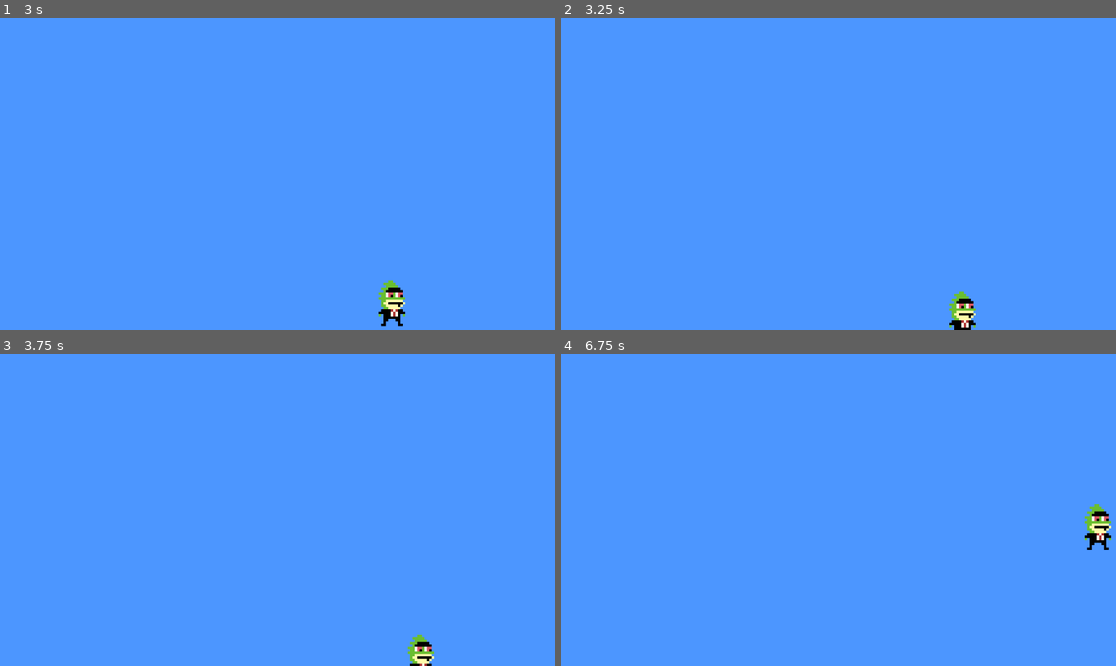
Above: before the commit, frames 1-4 (two rows, left to right).
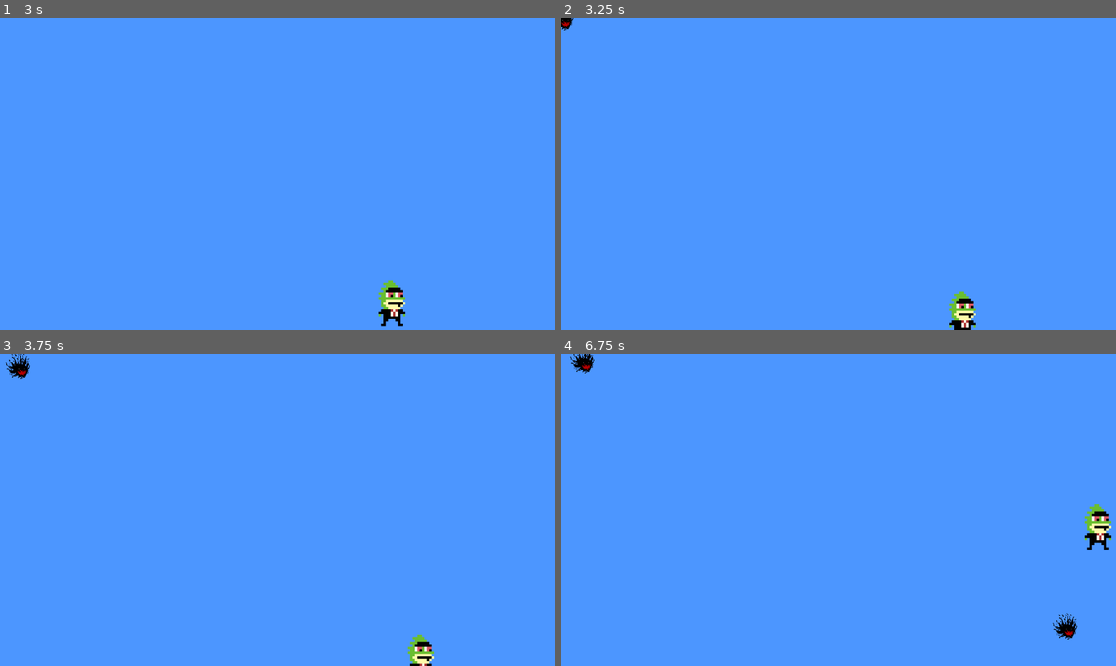
Above: after the commit, the same moments.

Repository: TyMittleider/screen-saver-game
Game: Godot game, scene res://Scenes/root.tscn
Same seed, same stepped clock (60 frames per second), same inputs: the game is played once before the commit and once after it. Before the commit the project has no main scene; this scene is started directly in both runs.
Inputs:
- Up to frame 1 (3 s): no input
- Up to frame 2 (3.25 s): no input
- Up to frame 3 (3.75 s): no input
- Up to frame 4 (6.75 s): no input

Frame 1 is identical in both runs. In frame 2, less than 0.1% of the frame differs, in the area x 0-3%, y 0-5%; in frame 3, 0.2%; in frame 4, 0.4%, in the area x 1-93%, y 0-92%.

Commit message:
basic enemies and tracking

Diff:
--- /dev/null
+++ b/Scenes/enemy.gd
@@ -0,0 +1,18 @@
+extends RigidBody2D
+
+@export var speed = 200
+var screen_size
+var velocity
+
+# Called when the node enters the scene tree for the first time.
+func _ready():
+	screen_size = get_viewport_rect().size
+	#position = Vector2(20,20)
+	velocity = Vector2(1,1)
+
+# Called every frame. 'delta' is the elapsed time since the previous frame.
+func _process(delta):
+	var player = get_tree().root.find_child('player', true, false)
+	var direction = (player.position - position).normalized()
+	apply_force(direction * speed)
+	#linear_velocity = direction * speed
--- a/Scenes/enemy.tscn
+++ b/Scenes/enemy.tscn
@@ -1,7 +1,29 @@
-[gd_scene format=3 uid="uid://i62xnjsqspnb"]
+[gd_scene load_steps=5 format=3 uid="uid://i62xnjsqspnb"]
 
-[node name="RigidBody2D" type="RigidBody2D"]
+[ext_resource type="Script" uid="uid://dpwqttou33edm" path="res://Scenes/enemy.gd" id="1_1f0kj"]
+[ext_resource type="Texture2D" uid="uid://snc34gkj46p5" path="res://Sprites/shadow monster.png" id="1_hghv2"]
+
+[sub_resource type="CircleShape2D" id="CircleShape2D_hghv2"]
+radius = 21.023796
+
+[sub_resource type="SpriteFrames" id="SpriteFrames_1f0kj"]
+animations = [{
+"frames": [{
+"duration": 1.0,
+"texture": ExtResource("1_hghv2")
+}],
+"loop": true,
+"name": &"default",
+"speed": 5.0
+}]
+
+[node name="enemy" type="RigidBody2D" groups=["enemies"]]
+gravity_scale = 0.0
+script = ExtResource("1_1f0kj")
 
 [node name="CollisionShape2D" type="CollisionShape2D" parent="."]
+shape = SubResource("CircleShape2D_hghv2")
 
 [node name="AnimatedSprite2D" type="AnimatedSprite2D" parent="."]
+position = Vector2(1, 10)
+sprite_frames = SubResource("SpriteFrames_1f0kj")
--- /dev/null
+++ b/Scenes/root.gd
@@ -0,0 +1,18 @@
+extends Node
+
+@export var enemy_scene: PackedScene
+var enemies
+
+# Called when the node enters the scene tree for the first time.
+func _ready():
+	$spawn_timer.start()
+
+# Called every frame. 'delta' is the elapsed time since the previous frame.
+func _process(delta):
+	pass
+
+
+func _on_spawn_timer_timeout():
+	var enemy = enemy_scene.instantiate()
+	enemy.position = Vector2(1,1)
+	add_child(enemy)
--- a/Scenes/root.tscn
+++ b/Scenes/root.tscn
@@ -1,8 +1,12 @@
-[gd_scene load_steps=2 format=3 uid="uid://c466x3ebvt66a"]
+[gd_scene load_steps=4 format=3 uid="uid://c466x3ebvt66a"]
 
+[ext_resource type="Script" uid="uid://brh55nshrlm0y" path="res://Scenes/root.gd" id="1_8pvmw"]
 [ext_resource type="PackedScene" uid="uid://bhqu2rslf10tx" path="res://player.tscn" id="1_i04dx"]
+[ext_resource type="PackedScene" uid="uid://i62xnjsqspnb" path="res://Scenes/enemy.tscn" id="2_vnucn"]
 
 [node name="Main" type="Node"]
+script = ExtResource("1_8pvmw")
+enemy_scene = ExtResource("2_vnucn")
 
 [node name="ColorRect" type="ColorRect" parent="."]
 anchors_preset = 15
@@ -13,3 +17,8 @@
 color = Color(0.29803923, 0.5882353, 1, 1)
 
 [node name="player" parent="." instance=ExtResource("1_i04dx")]
+
+[node name="spawn_timer" type="Timer" parent="."]
+wait_time = 3.0
+
+[connection signal="timeout" from="spawn_timer" to="." method="_on_spawn_timer_timeout"]
--- a/player.gd
+++ b/player.gd
@@ -1,6 +1,6 @@
 extends Area2D
 
-@export var speed = 200
+@export var speed = 300
 var screen_size
 var velocity
 
--- a/project.godot
+++ b/project.godot
@@ -11,6 +11,7 @@
 [application]
 
 config/name="Screensaver"
+run/main_scene="uid://c466x3ebvt66a"
 config/features=PackedStringArray("4.5", "Forward Plus")
 config/icon="res://icon.svg"
 
Not shown, added: Scenes/enemy.gd.uid
Not shown, added: Scenes/root.gd.uid
Binary file added: Sprites/shadow monster.png
Not shown, changed: Sprites/shadow monster.png.import
Binary file removed: lizard guy 1.ase
